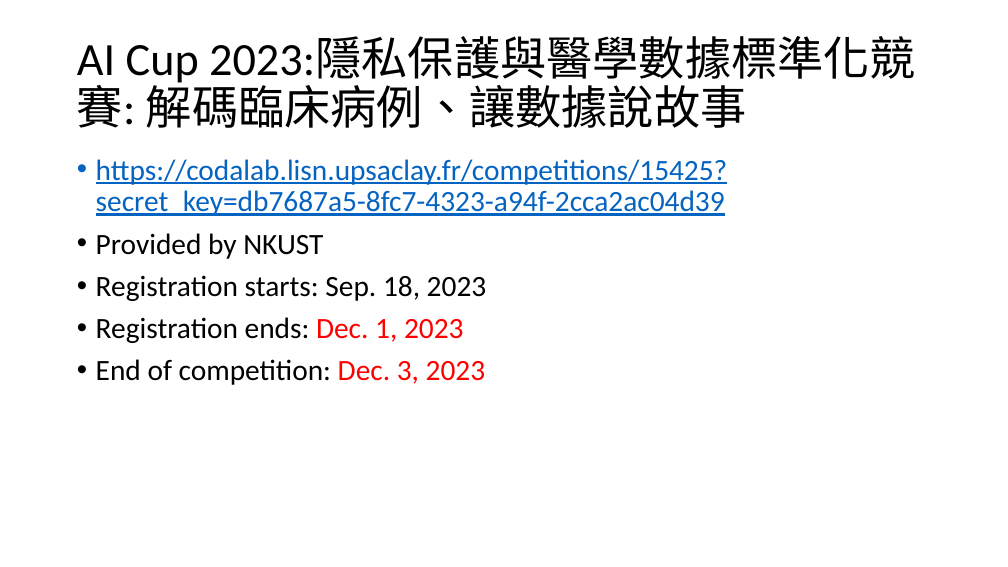
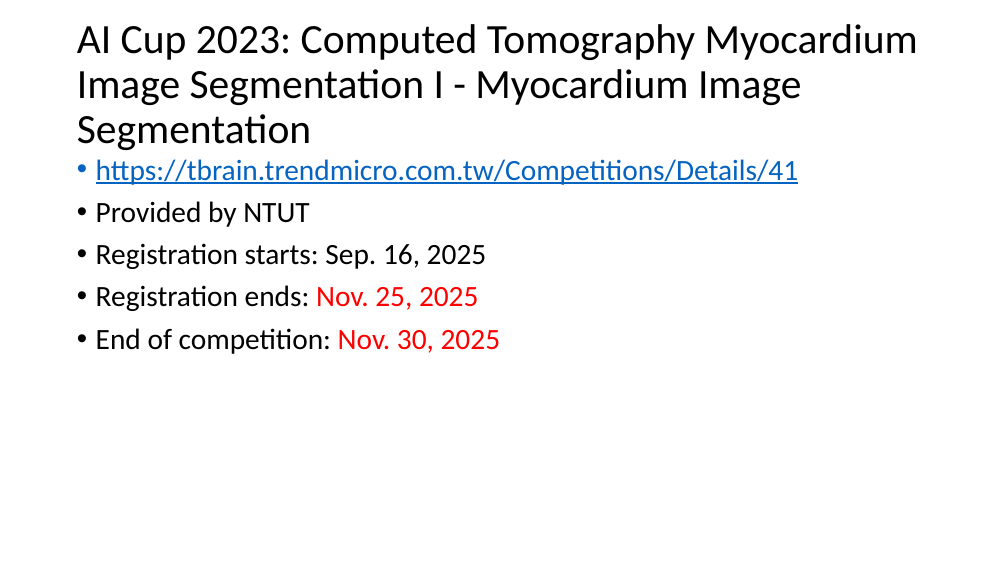
Before and after one commit to chriswjh/chriswjh.github.io, a slide deck: slide 4 of BDM/competition.pptx. Drawn at 1008x567 pixels with LibreOffice and Linux fonts; fonts in the diff are those of the drawing. Boxes give left, top, right and bottom in pixels: in the first picture for what was removed or moved away, otherwise in the second. Text is boxed around its words. In the diff, an @@ line names an element or a change of style, - is before the commit and + after.

```diff
--- a/BDM/competition.pptx
+++ b/BDM/competition.pptx
@@ title at bbox=[77, 24, 918, 150]: text changed; size 44 to 39.6 pt @@
-AI Cup 2023:隱私保護與醫學數據標準化競賽: 解碼臨床病例、讓數據說故事
+AI Cup 2023: Computed Tomography Myocardium Image Segmentation I - Myocardium Image Segmentation
@@ text at bbox=[96, 159, 798, 354]: text changed; text colour #0563C1 to #000000 @@
-• https://codalab.lisn.upsaclay.fr/competitions/15425?secret_key=db7687a5-8fc7-4323-a94f-2cca2ac04d39
-• Provided by NKUST
-• Registration starts: Sep. 18, 2023
-• Registration ends: Dec. 1, 2023
-• End of competition: Dec. 3, 2023
+• https://tbrain.trendmicro.com.tw/Competitions/Details/41
+• Provided by NTUT
+• Registration starts: Sep. 16, 2025
+• Registration ends: Nov. 25, 2025
+• End of competition: Nov. 30, 2025
```
Also in this commit, not shown: 3 other slides changed.
